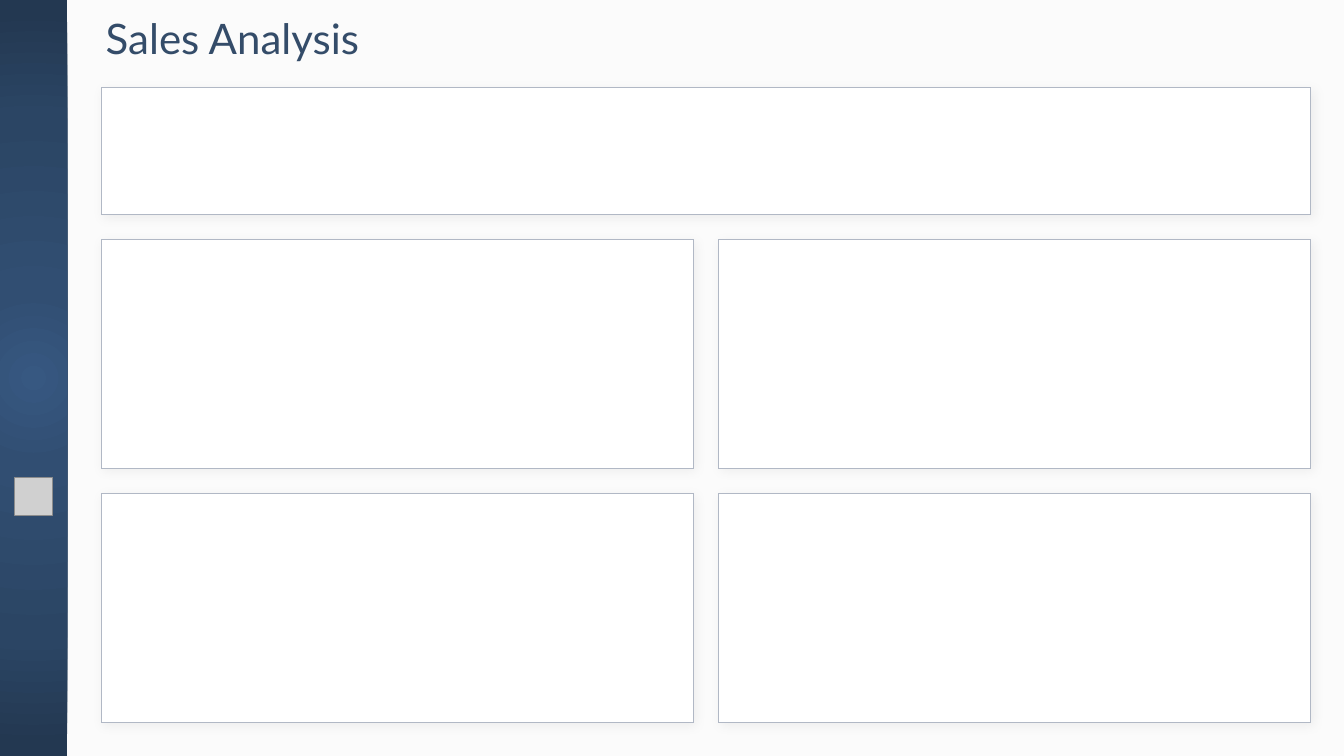
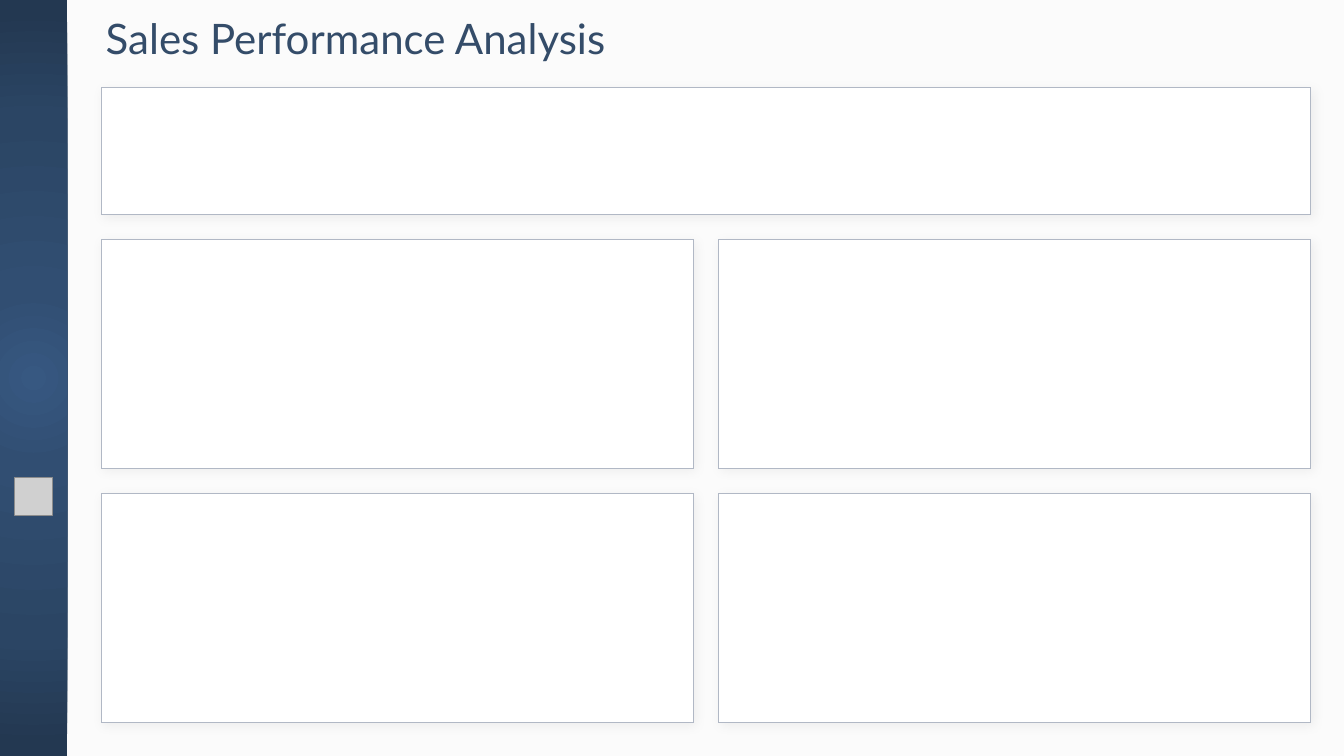
Before and after one commit to kon-mat/PracaInzynierska, a slide deck: slide 2 of BrazilianECommerce/Background/Backgrounds.pptx. Drawn at 1344x756 pixels with LibreOffice and Linux fonts; fonts in the diff are those of the drawing; grey boxes stand for pictures. Boxes give left, top, right and bottom in pixels: in the first picture for what was removed or moved away, otherwise in the second. Text is boxed around its words. In the diff, an @@ line names an element or a change of style, - is before the commit and + after.

```diff
--- a/BrazilianECommerce/Background/Backgrounds.pptx
+++ b/BrazilianECommerce/Background/Backgrounds.pptx
@@ text at <box>106,23,605,62</box>: text changed @@
-Sales Analysis
+Sales Performance Analysis
```
Also in this commit, not shown: 1 other slide changed, 3 other files.
